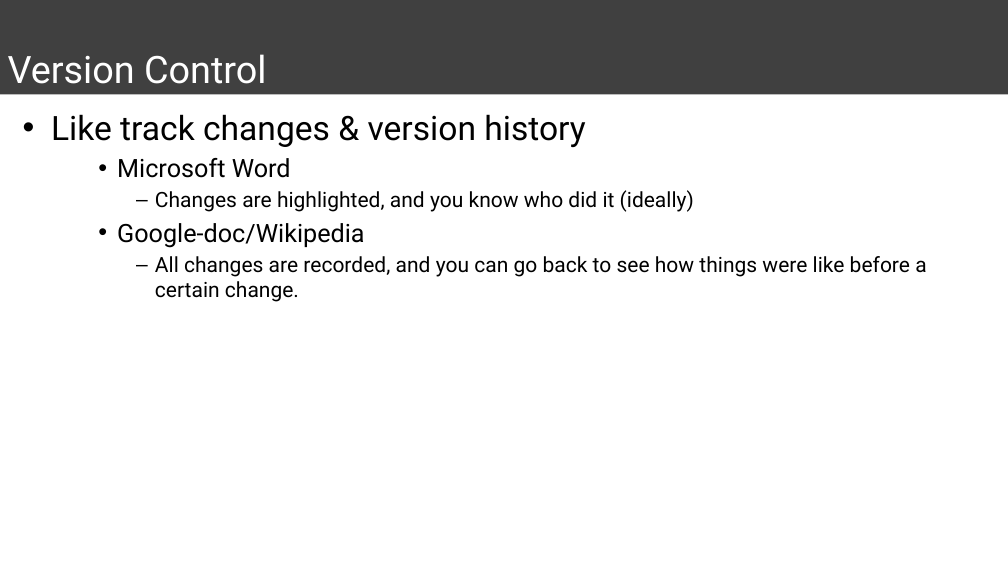
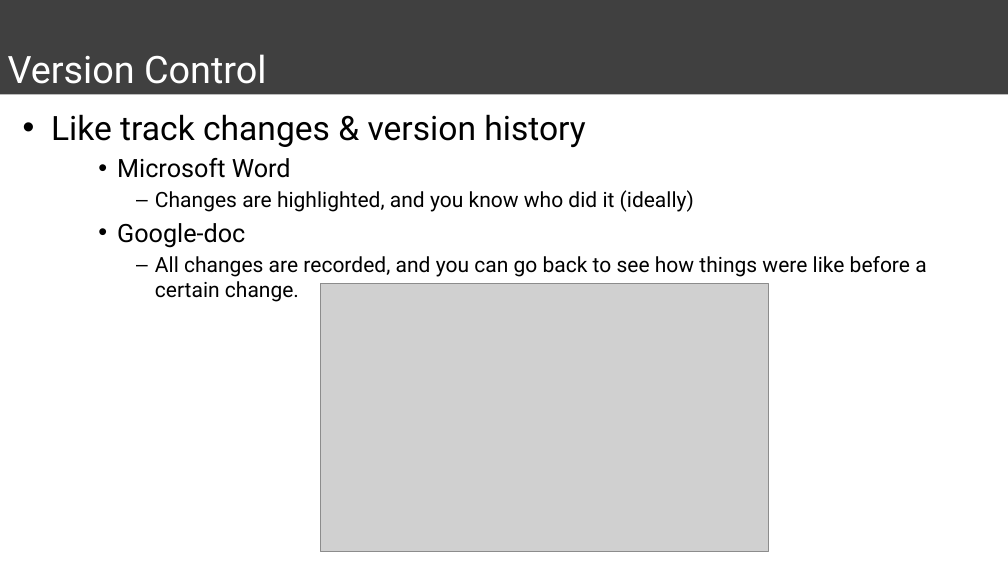
Before and after one commit to mychan24/git_github_workshop, a slide deck: slide 3 of Presentation1.pptx. Drawn at 1008x567 pixels with LibreOffice and Linux fonts; fonts in the diff are those of the drawing; grey boxes stand for pictures. Boxes give left, top, right and bottom in pixels: in the first picture for what was removed or moved away, otherwise in the second. Text is boxed around its words. In the diff, an @@ line names an element or a change of style, - is before the commit and + after.

```diff
--- a/Presentation1.pptx
+++ b/Presentation1.pptx
@@ text at bbox=[117, 223, 245, 248]: text changed @@
-    • Google-doc/Wikipedia
+    • Google-doc
@@ picture added at bbox=[321, 284, 768, 552] @@
```
Also in this commit, not shown: 3 other slides changed, 4 slides added, 1 other file.
